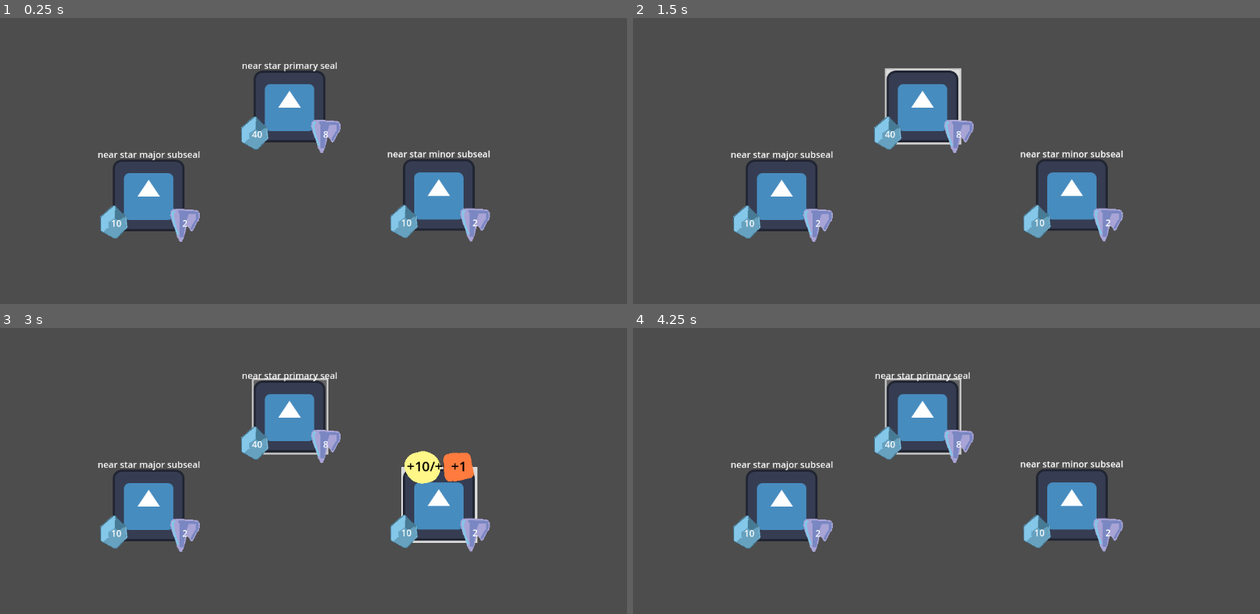
Above: before the commit, frames 1-4 (two rows, left to right).
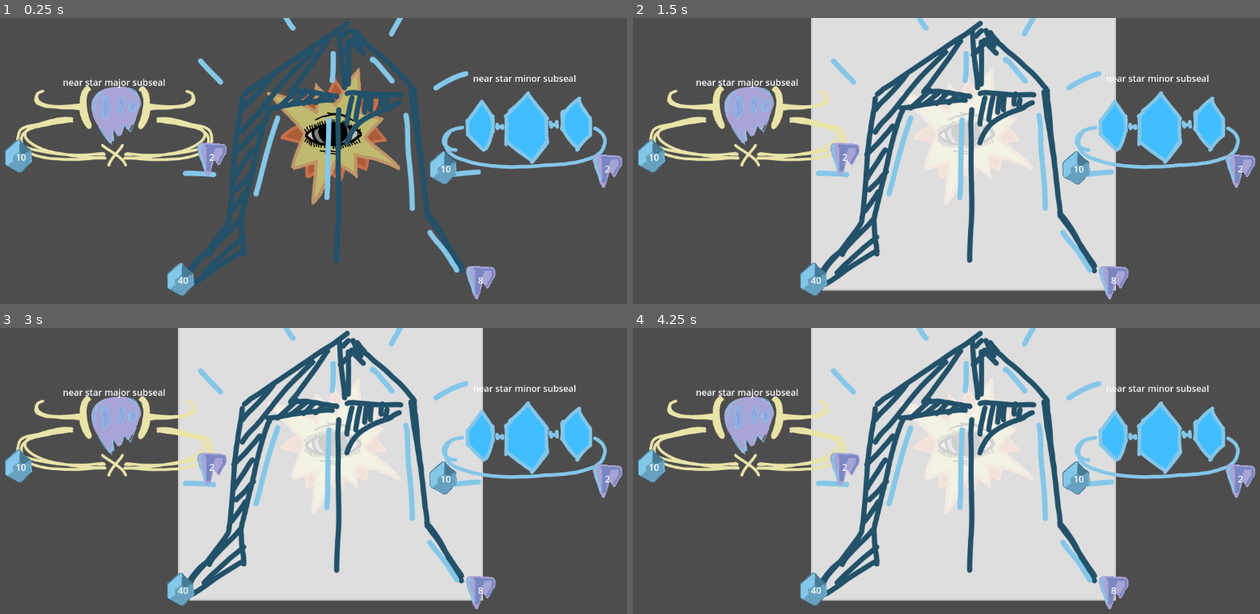
Above: after the commit, the same moments.

Repository: alex-mike-mark-again/godot-combat
Game: Godot game, scene res://troops/stage5b.tscn
Same seed, same stepped clock (60 frames per second), same inputs: the game is played once before the commit and once after it. This scene is started directly instead of the project's main scene. The engine's default icon, where the game draws it, is replaced by a stand-in: a white triangle on a blue panel in a dark square.
Inputs (mouse positions are in pixels of both pictures, inside the frame that each line leads up to):
- Up to frame 1 (0.25 s): no input
- Up to frame 2 (1.5 s): click (921, 106) at 0.52 s; click (921, 106) at 1.27 s
- Up to frame 3 (3 s): click (288, 416) at 2.02 s; tap Enter at 2.75 s; move the mouse to (463, 491) at 2.77 s
- Up to frame 4 (4.25 s): tap Space at 3.5 s; move the mouse to (827, 528) at 3.52 s

The runs differ from the first frame. In frame 1, 24% of the frame differs, in the area x 0-100%, y 0-99%; in frame 2, 55%; in frame 3, 55%; in frame 4, 55%.

Commit message:
final stage art oye.

Diff:
--- a/enemies/near_star_seal.tscn
+++ b/enemies/near_star_seal.tscn
@@ -1,7 +1,13 @@
-[gd_scene load_steps=2 format=3 uid="uid://c5mgtrkihrxvv"]
+[gd_scene load_steps=3 format=3 uid="uid://c5mgtrkihrxvv"]
 
 [ext_resource type="PackedScene" uid="uid://d15w3qccq2gc8" path="res://enemies/enemy.tscn" id="1_ypfej"]
+[ext_resource type="Texture2D" uid="uid://dojbtb3d8kum" path="res://sprites/seal_major.png" id="2_cq17w"]
 
 [node name="near star seal" instance=ExtResource("1_ypfej")]
 atk = 8
 maxHp = 40
+
+[node name="Selector" parent="." index="1"]
+offset_right = 544.0
+offset_bottom = 520.0
+icon = ExtResource("2_cq17w")
--- a/enemies/near_star_subseal.tscn
+++ b/enemies/near_star_subseal.tscn
@@ -1,6 +1,12 @@
-[gd_scene load_steps=2 format=3 uid="uid://ba43xou0pu1u3"]
+[gd_scene load_steps=3 format=3 uid="uid://ba43xou0pu1u3"]
 
 [ext_resource type="PackedScene" uid="uid://d15w3qccq2gc8" path="res://enemies/enemy.tscn" id="1_aqru3"]
+[ext_resource type="Texture2D" uid="uid://idawmcu5yj4f" path="res://sprites/seal_minor_skull.png" id="2_leks3"]
 
 [node name="near star subseal" instance=ExtResource("1_aqru3")]
 atk = 1
+
+[node name="Selector" parent="." index="1"]
+offset_right = 707.0
+offset_bottom = 294.0
+icon = ExtResource("2_leks3")
--- a/troops/stage5b.tscn
+++ b/troops/stage5b.tscn
@@ -1,8 +1,10 @@
-[gd_scene load_steps=4 format=3 uid="uid://chjwmkn7amrwe"]
+[gd_scene load_steps=6 format=3 uid="uid://chjwmkn7amrwe"]
 
 [ext_resource type="Script" path="res://troops/troop.gd" id="1_ny42d"]
 [ext_resource type="PackedScene" uid="uid://c5mgtrkihrxvv" path="res://enemies/near_star_seal.tscn" id="2_gw7es"]
 [ext_resource type="PackedScene" uid="uid://ba43xou0pu1u3" path="res://enemies/near_star_subseal.tscn" id="3_yy7xh"]
+[ext_resource type="Texture2D" uid="uid://bsrer5pbilnnj" path="res://sprites/sun.png" id="4_numxa"]
+[ext_resource type="Texture2D" uid="uid://2xe4xmhn44mw" path="res://sprites/seal_minor_diamond.png" id="4_wp3u0"]
 
 [node name="stage5b" type="Control"]
 layout_mode = 3
@@ -12,27 +14,46 @@
 [node name="enemies" type="Node" parent="."]
 
 [node name="near star primary seal" parent="enemies" instance=ExtResource("2_gw7es")]
-offset_left = 449.0
-offset_top = 90.0
-offset_right = 449.0
-offset_bottom = 90.0
+offset_left = 317.0
+offset_top = -33.0
+offset_right = 317.0
+offset_bottom = -33.0
 
 [node name="near star major subseal" parent="enemies" instance=ExtResource("3_yy7xh")]
-offset_left = 198.0
-offset_top = 249.0
-offset_right = 198.0
-offset_bottom = 249.0
+offset_left = 28.0
+offset_top = 120.0
+offset_right = 28.0
+offset_bottom = 120.0
 buff_hp = 4
 buff_rdc = 1
 atk = 2
 maxHp = 10
 
+[node name="Selector" parent="enemies/near star major subseal" index="1"]
+scale = Vector2(0.5, 0.5)
+
 [node name="near star minor subseal" parent="enemies" instance=ExtResource("3_yy7xh")]
-offset_left = 715.0
-offset_top = 248.0
-offset_right = 715.0
-offset_bottom = 248.0
+offset_left = 785.0
+offset_top = 113.0
+offset_right = 785.0
+offset_bottom = 113.0
 buff_atk = 1
 buff_hp = 10
 atk = 2
 maxHp = 10
+
+[node name="Selector" parent="enemies/near star minor subseal" index="1"]
+offset_right = 507.4
+scale = Vector2(0.595, 0.595)
+icon = ExtResource("4_wp3u0")
+
+[node name="sun" type="TextureRect" parent="."]
+offset_left = 476.0
+offset_top = 89.0
+offset_right = 976.0
+offset_bottom = 603.0
+scale = Vector2(0.475, 0.475)
+texture = ExtResource("4_numxa")
+
+[editable path="enemies/near star major subseal"]
+[editable path="enemies/near star minor subseal"]
Binary file added: sprites/seal_major.png
Not shown, added: sprites/seal_major.png.import
Binary file added: sprites/seal_minor_diamond.png
Not shown, added: sprites/seal_minor_diamond.png.import
Binary file added: sprites/seal_minor_skull.png
Not shown, added: sprites/seal_minor_skull.png.import
Binary file added: sprites/sun.png
Not shown, added: sprites/sun.png.import
Not shown, added: sprites/seal_minor_skull.kra
